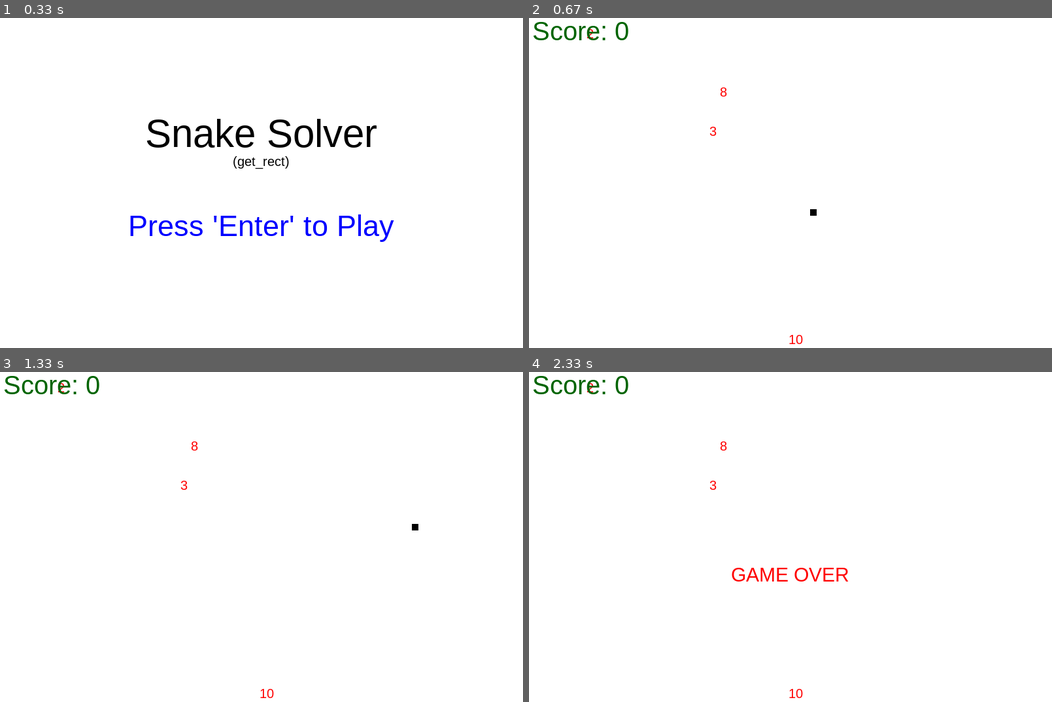
Above: before the commit, frames 1-4 (two rows, left to right).
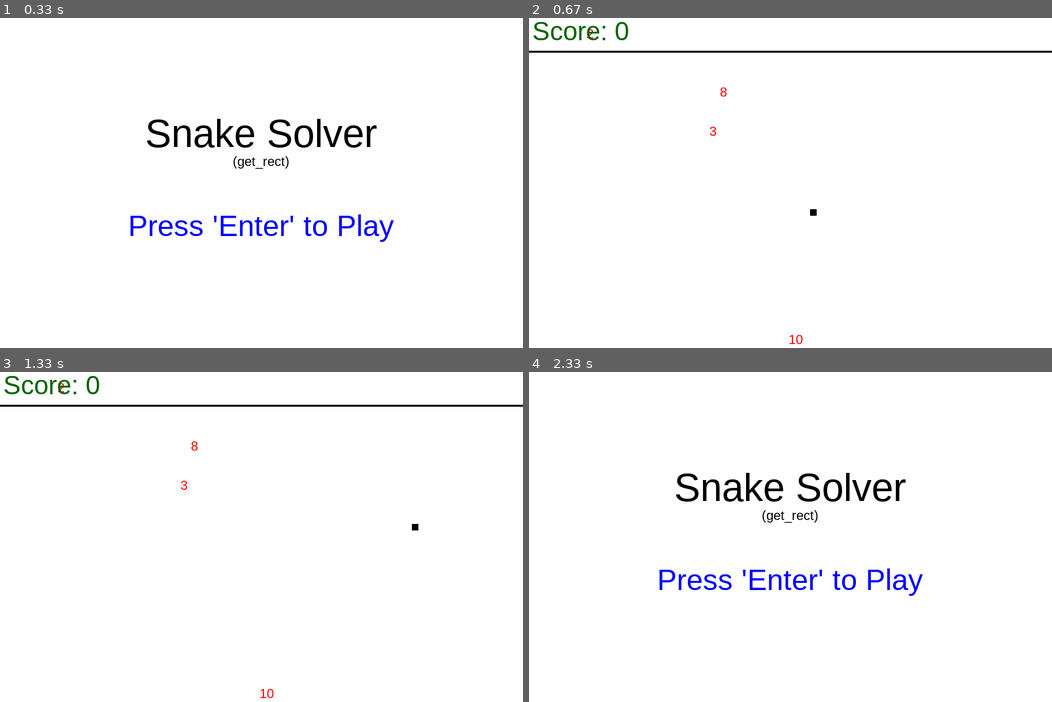
Above: after the commit, the same moments.

Repository: texascloud/gamejam
Game: pygame game, started from menu.py
Two runs of this game, one before a commit and one after it. Both use one fixed random seed, a clock stepped at 60 frames per second and the inputs below.
Inputs:
- Up to frame 1 (0.33 s): no input
- Up to frame 2 (0.67 s): tap Enter at 0.33 s
- Up to frame 3 (1.33 s): hold Up from 1.17 s (still down)
- Up to frame 4 (2.33 s): release Up at 1.63 s; hold Right 1.67-2.13 s; tap Enter at 2.17 s

Frame 1 is identical in both runs. In frame 2, 0.6% of the frame differs, in the area x 0-100%, y 9-11%; in frame 3, 0.6%; in frame 4, 3.1%, in the area x 0-76%, y 1-99%.

Commit message:
Worked on Game Over Screen

Diff:
--- a/game.py
+++ b/game.py
@@ -1,5 +1,6 @@
 import sys, pygame, random
 from pygame.locals import *
+
 def main():
 	#pygame.init()
 
@@ -28,7 +29,6 @@
 	score = 0
 	fps = 40
 	font = pygame.font.SysFont('Arial', 30)
-
 	#Generates random positions -- Should be list of Rects
 	def position_generator(amount):
 		numList = []
@@ -53,12 +53,42 @@
 
 	#END GRID ITEM VARIABLES
 
-	def gameOver(s): ####################################################### GAME OVER
-		text = font.render("GAME OVER", True, (255, 0, 0))
-		text_rect = text.get_rect()
-		screen.blit(text, (width/2 -(text_rect.w/2), height/2))
+	scoreFont = pygame.font.SysFont('Arial', 40)
+	scoreFont.set_bold
+
+	def gameOver(): ####################################################### GAME OVER
+		gameOverFont = pygame.font.SysFont('Arial', 60)
+		gameOverFont.set_bold
+		gameOverText = gameOverFont.render("GAME OVER", True, (255, 0, 0))
+		gameOverText_rect = gameOverText.get_rect()
+		screen.blit(gameOverText, (width/2 -(gameOverText_rect.w/2), height/4))
+
+		scoreText = scoreFont.render("Score: " + str(score), True, (0, 100, 0))
+		scoreText_rect = scoreText.get_rect()
+		screen.blit(scoreText, [5,5])
+
+		returnFont = pygame.font.SysFont('Arial', 30)
+		returnText = returnFont.render("Press 'Enter' to Return To Menu", True, (0, 0, 255))
+		return_rect = returnText.get_rect()
+		screen.blit(returnText, [width/2-(return_rect.w/2),height/2])
+
+		retryText = returnFont.render("Press 'R' to Play Again", True, (0, 0, 255))
+		retryText_rect = retryText.get_rect()
+		screen.blit(retryText, [width/2-(retryText_rect.w/2),height/2 - 50])
+
 		pygame.display.update()
-		pygame.time.wait(2000)
+
+		exit = False
+		while not exit:
+			for event in pygame.event.get():
+				if event.type == pygame.QUIT:
+					sys.exit(0)
+				elif event.type == pygame.KEYDOWN:
+					if event.key == pygame.K_RETURN:
+						exit = True
+					if event.key == pygame.K_r:
+						main()
+						exit = True
 
 	while not gameExit:
 		clock.tick(fps)
@@ -89,14 +119,15 @@
 		snake[len(snake)-1] = pygame.Rect(x_pos, y_pos, snakeSize, snakeSize)
 
 		if x_pos < 0 or x_pos > width:
-			gameOver("wall")
+			gameOver()
 			gameExit = True
-		if y_pos < 0 or y_pos > height:
-			gameOver("wall")
+		if y_pos < 55 or y_pos > height:
+			gameOver()
 			gameExit = True
 
 		screen.fill(white)
 		#############################DRAW STUFF AFTER THIS LINE #####################################
+		pygame.draw.line(screen, black, (0, 59), (width, 59), 3)
 		for i in range(len(snake)):
 			pygame.draw.rect(screen, black, snake[i], 0)
 
@@ -126,8 +157,6 @@
 				rect_object_list = position_generator(num_apples)
 				score += 1
 
-		scoreFont = pygame.font.SysFont('Arial', 40)
-		scoreFont.set_bold
 		scoreText = scoreFont.render("Score: " + str(score), True, (0, 100, 0))
 		scoreText_rect = scoreText.get_rect()
 		screen.blit(scoreText, [5,5])
Not shown, changed: game.pyc
